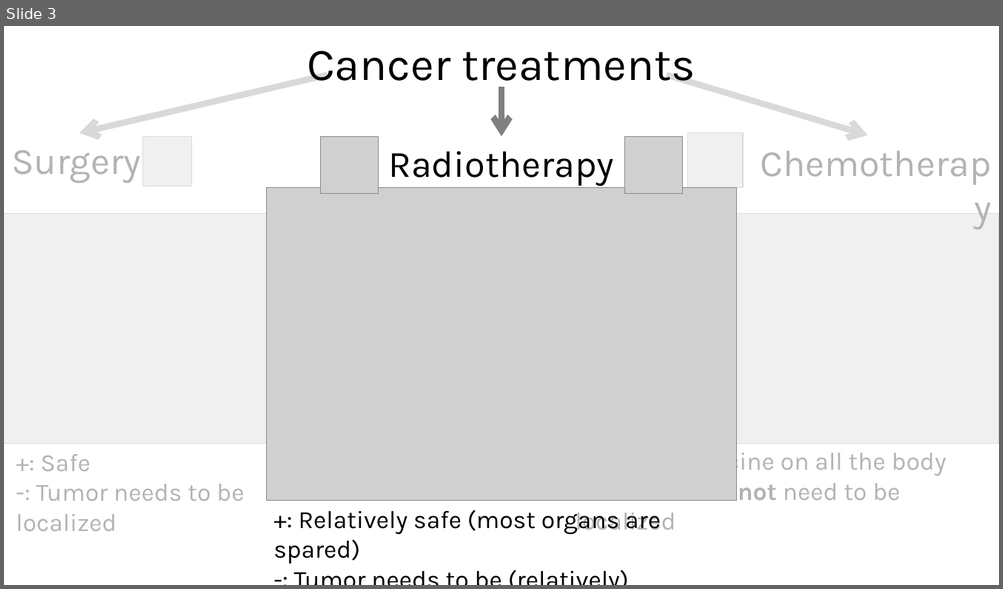
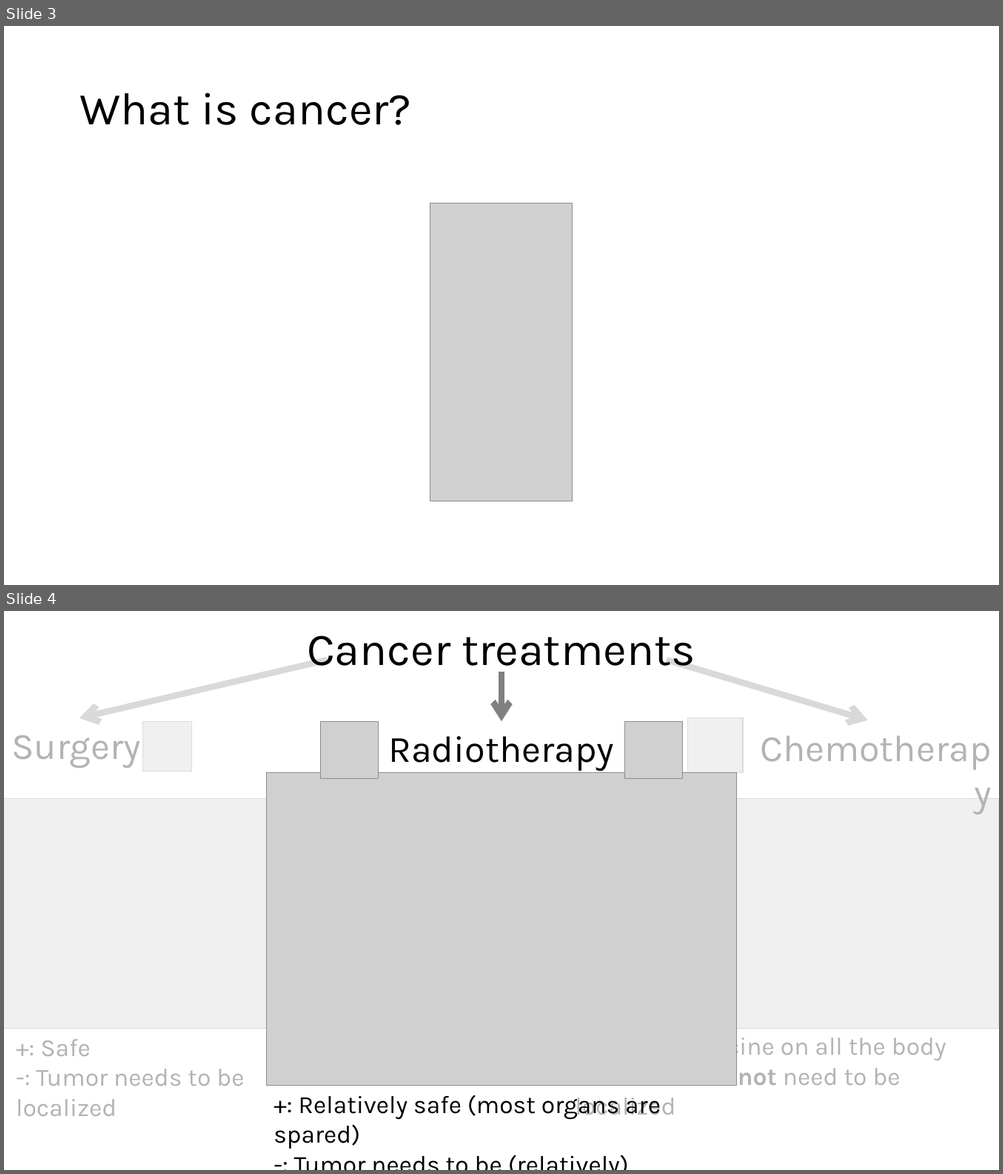
Before and after one commit to pauldubois98/Defense, a slide deck: PhD_Defense.pptm. Shown one above the other, each under a label of ours: slide 3 before the commit, slides 3 and 4 after it. The pictures are 1003x589 and 1003x1174 pixels, drawn with LibreOffice and Linux fonts; fonts in the diff are those of the drawing; grey boxes stand for pictures. Boxes give left, top, right and bottom in pixels: in the first picture for what was removed or moved away, otherwise in the second. Text is boxed around its words. In the diff, an @@ line names an element or a change of style, - is before the commit and + after.

Commit message:
added what is cancer draft slide

```diff
--- a/PhD_Defense.pptm
+++ b/PhD_Defense.pptm
@@ slide 3 added at (4,26,999,585), background #FFFFFF @@
@@ title added at (79,93,412,125), 44 pt, text #000000 @@
+What is cancer?
@@ picture added at (430,204,572,502) @@
@@ what was slide 3 is now slide 4 @@
```
Also in this commit, not shown: 1 slide changed.
